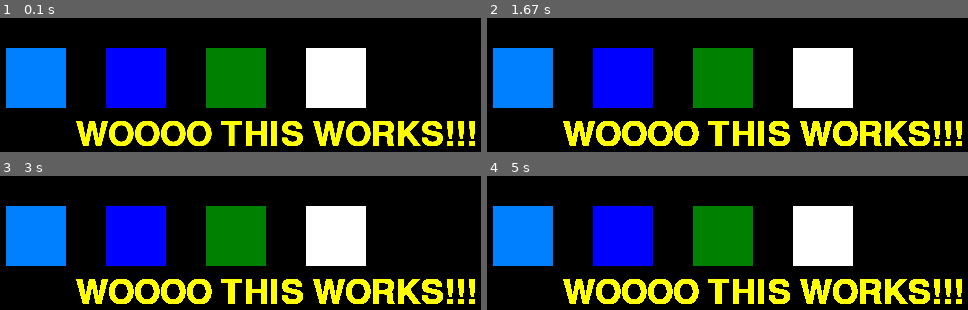
Above: before the commit, frames 1-4 (two rows, left to right).
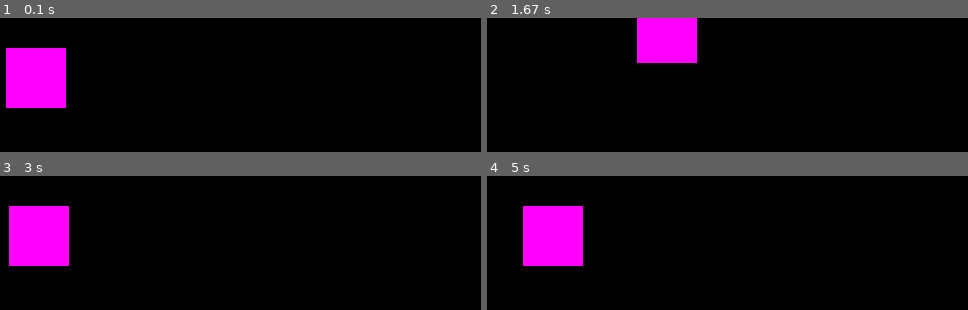
Above: after the commit, the same moments.

Repository: FordMcLeod/witAdmin
Game: pygame game, started from pygame/pygameintro.py
The game is run twice, just before and just after one commit, with the same random seed, the same clock (stepped at 60 frames per second) and the same inputs.
Inputs:
- Up to frame 1 (0.1 s): no input
- Up to frame 2 (1.67 s): hold Right 0.33-0.8 s; hold Up 0.83-1.13 s; hold Right 1.17-1.63 s
- Up to frame 3 (3 s): hold Left 1.67-2.2 s; hold Down 2.23-2.53 s; hold Left 2.57-2.97 s
- Up to frame 4 (5 s): hold Up 3-3.37 s; hold Right 3.4-4.03 s; hold Down 4.07-4.43 s; hold Left 4.47-4.93 s; hold Right from 4.97 s (still down)

The runs differ from the first frame. In frame 1, 30% of the frame differs, in the area x 1-99%, y 22-96%; in frame 2, 34%, in the area x 1-99%, y 0-96%; in frame 3, 31%; in frame 4, 33%.

Commit message:
Brushed up pygame intro. Should be done now hopefully.

Diff:
--- a/pygame/pygameintro.py
+++ b/pygame/pygameintro.py
@@ -15,24 +15,48 @@
 # game setup --------------#
 
 
+x = 30
+y = 30
+clock = pygame.time.Clock()
+pygame.key.set_repeat(20, 20)
+
+
+# draws 4 different rectangles with different colors and locations
+pygame.draw.rect(display,(0, 128, 255), pygame.Rect(30,30,60,60))
+pygame.draw.rect(display,(0, 0, 255), pygame.Rect(130,30,60,60))
+pygame.draw.rect(display,(0, 128, 0), pygame.Rect(230,30,60,60))
+pygame.draw.rect(display,(255, 255, 255), pygame.Rect(330,30,60,60))
+
+font = pygame.font.SysFont("comicsans",50)              # use a font from the pygame system with size (if not found print(pygame.font.get_fonts()) and choose a different one
+text = font.render("WOOOO THIS WORKS!!!",1,(255,255,0)) # draw text on a seperate font surface with text,color features
+display.blit(text,(100, 100))                           # place text onto display at a location
+
+
 
 while True:                     # game loop that goes on forever until user clicks close button
-    event = pygame.event.poll() # get a single pygame event
+    event = pygame.event.poll() # get a single pygame event that allows us to check if we pressed a certain key etc.
     if event.type == QUIT:      # if user clicks the close button
         break                   # get out of game loop
 
-    # draws 4 different rectangles with different colors and locations
-    pygame.draw.rect(display,(0, 128, 255), pygame.Rect(30,30,60,60))
-    pygame.draw.rect(display,(0, 0, 255), pygame.Rect(130,30,60,60))
-    pygame.draw.rect(display,(0, 128, 0), pygame.Rect(230,30,60,60))
-    pygame.draw.rect(display,(255, 255, 255), pygame.Rect(330,30,60,60))
 
-    font = pygame.font.SysFont("comicsans",50)              # use a font from the pygame system with size (if not found print(pygame.font.get_fonts()) and choose a different one
-    text = font.render("WOOOO THIS WORKS!!!",1,(255,255,0)) # draw text on a seperate font surface with text,color features
-    display.blit(text,(100, 100))                           # place text onto display at a location
+    # ***** can comment out lines 44-57 to demo the text and rectangle drawing before the while loop
+
+    elif event.type == KEYDOWN:             # if user holds down key
+        if event.key == K_LEFT:             # if user hits left key
+            x -= 3                          # move rectangle to the left
+        elif event.key == K_RIGHT:          # if user hits right key
+            x += 3                          # move rectangle to the right
+        elif event.key == K_UP:             # if user hits up key
+            y -= 3                          # move rectangle up (remmeber that in pygame (0,0) starts at top left
+        elif event.key == K_DOWN:           # if user hits up key
+            y += 3                          # move rectangle down
+
+
+    display.fill(pygame.Color('black'))                                 # fill display with background color
+    pygame.draw.rect(display,(255, 0, 255), pygame.Rect(x,y,60,60))     # draw rectangle depending on x,y location
+    clock.tick(60)                                                      # pause for 1 seconds in between drawing frames (like frames per second)
 
 
     pygame.display.update()
 
-
 pygame.display.quit()
